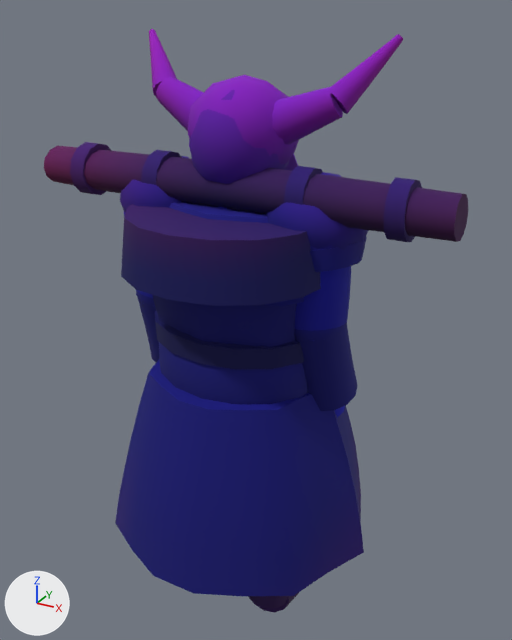
What one commit did to the glTF model assets/kit/skel_bellox.glb.
Both versions are drawn from a camera (50 mm lens) standing at (0.976, -1.682, 1.944) and looking at (0.012, 0.07, 1.068). The lights are fixed; the arrows at lower left show +X, +Y and +Z. The older version comes first. Vertices at exactly the same position are counted once.

In view in the first picture: 'bellox'.
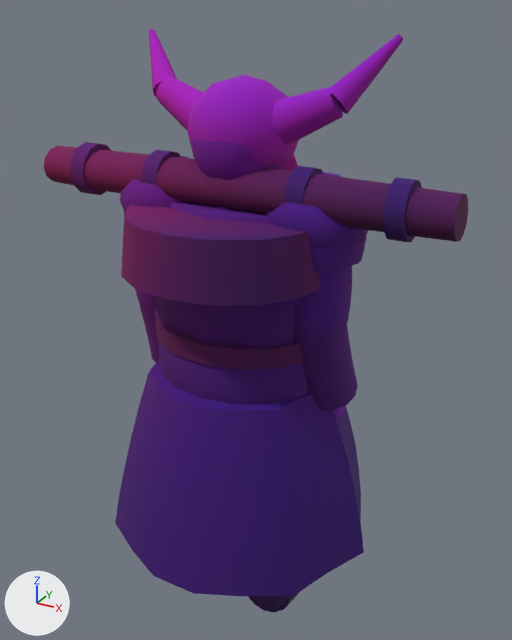
Boxes (x1, y1, x2, y2) around the edits, measured in the pictures (512 x 640 px; the box of a moved part takes in the faces that stretch with it):
part 1 of me_bellox, added (purple)
    after: (294, 266, 352, 331)
part 2 of me_bellox, added (mostly hidden)
    after: (135, 289, 153, 299)
part 3 of me_bellox, moved or reshaped
    before: (189, 90, 289, 184)
    after: (192, 140, 285, 180)
part 4 of me_bellox, recoloured
    both: (44, 30, 468, 599)

The change, as a diff of the scene's bpy script:
```diff
--- a/assets/kit/skel_bellox.glb.py
+++ b/assets/kit/skel_bellox.glb.py
@@ me_bellox @@
 # used by ob_bellox; location = (0.0, 0.0, 0.0)
-me_bellox.from_pydata(...)  # 2764 vertices, 5248 faces; spans x -0.62..0.62, y -0.4..0.39, z -0.02..1.89
+me_bellox.from_pydata(...)  # 2876 vertices, 5464 faces; spans x -0.62..0.62, y -0.4..0.39, z -0.02..1.89
+# me_bellox part 1: a new loose piece of 56 vertices spanning x 0.14..0.35, y -0.12..0.08, z 1.14..1.33, in mat_m_plate_dark
+# me_bellox part 2: a new loose piece of 56 vertices spanning x -0.35..-0.14, y -0.12..0.08, z 1.13..1.33, in mat_m_plate_dark
+# me_bellox part 3
+# 5 vertices in x -0.08..0.05, y 0.01..0.14, z 1.46..1.53 move by (0.0, 0.0, 0.01)
+# 5 vertices in x -0.13..0.02, y -0.15..0.01, z 1.55..1.75 move by (0.0, 0.01, 0.0)
+# 5 vertices in x -0.1..0.05, y -0.12..0.09, z 1.48..1.53 move by (0.0, 0.01, 0.01)
+# 9 vertices move from x -0.11..0.12, y -0.12..0.15, z 1.53..1.7 to x -0.1..0.11, y -0.11..0.15, z 1.54..1.7
+# me_bellox part 4: 5213 kept faces spanning x -0.62..0.62, y -0.4..0.39, z -0.02..1.89 get new vertex colours
 me_bellox.materials.append(mat_m_robe_boss)
```
